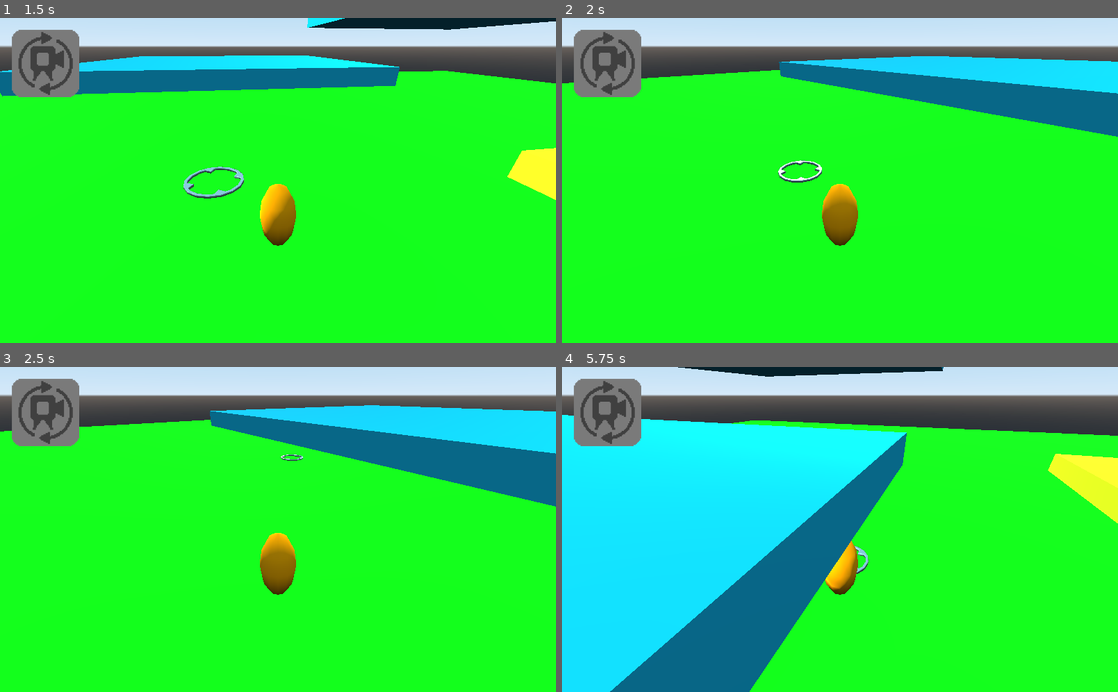
Above: before the commit, frames 1-4 (two rows, left to right).
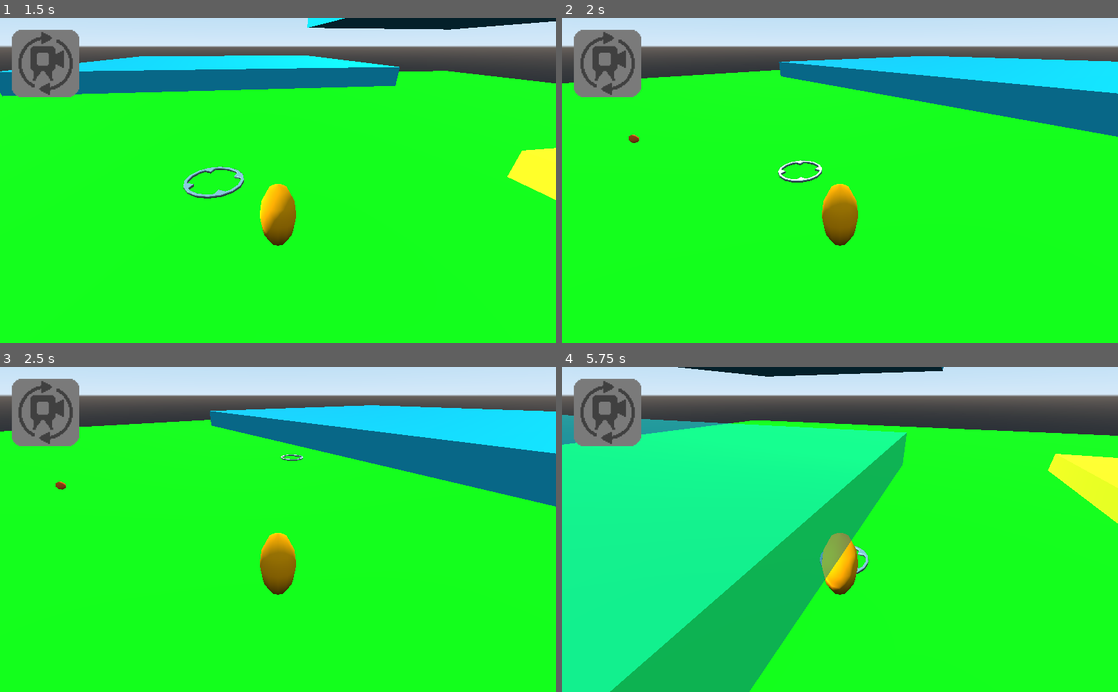
Above: after the commit, the same moments.

Repository: albesca/Test3dPlatformer
Game: Godot game, scene res://Assets/Scenes/Level.tscn
The game is run twice, just before and just after one commit, with the same random seed, the same clock (stepped at 60 frames per second) and the same inputs.
Inputs (mouse positions are in pixels of both pictures, inside the frame that each line leads up to):
- Up to frame 1 (1.5 s): tap Enter at 0.5 s; move the mouse to (400, 164) at 0.52 s; click (400, 164) at 0.67 s; drag from (166, 196) to (250, 245) at 1.27 s
- Up to frame 2 (2 s): no input
- Up to frame 3 (2.5 s): move the mouse to (333, 458) at 2.02 s; click (333, 458) at 2.17 s
- Up to frame 4 (5.75 s): drag from (812, 594) to (673, 480) at 2.77 s; tap Space at 3.5 s; move the mouse to (1006, 578) at 3.52 s; click (1006, 578) at 3.67 s; drag from (673, 480) to (756, 448) at 4.27 s; move the mouse to (867, 529) at 5.02 s; click (867, 529) at 5.17 s

Frame 1 is identical in both runs. In frame 2, less than 0.1% of the frame differs, in the area x 12-14%, y 35-39%; in frame 3, less than 0.1%; in frame 4, 40%, in the area x 0-62%, y 14-100%.
Error before the commit: Attempt to call function 'queue_free' in base 'previously freed instance' on a null instance. (res://Assets/Scripts/Level.gd:69)
Error after the commit: Attempt to call function 'queue_free' in base 'previously freed instance' on a null instance. (res://Assets/Scripts/Level.gd:73)

Commit message:
added basic pickable objects

Diff:
--- a/Assets/Meshes/VictoryParticles.tres
+++ b/Assets/Meshes/VictoryParticles.tres
@@ -1,6 +1,7 @@
 [gd_resource type="CubeMesh" load_steps=2 format=2]
 
 [sub_resource type="SpatialMaterial" id=1]
+vertex_color_use_as_albedo = true
 
 [resource]
 material = SubResource( 1 )
--- a/Assets/Scenes/Level.tscn
+++ b/Assets/Scenes/Level.tscn
@@ -7,6 +7,7 @@
 [ext_resource path="res://Assets/Scenes/Ledge.tscn" type="PackedScene" id=5]
 [ext_resource path="res://Assets/Scenes/Flag.tscn" type="PackedScene" id=6]
 [ext_resource path="res://Assets/Scenes/Gui.tscn" type="PackedScene" id=7]
+[ext_resource path="res://Assets/Scenes/Pickable.tscn" type="PackedScene" id=8]
 
 [node name="Level" type="Spatial"]
 script = ExtResource( 2 )
@@ -20,11 +21,21 @@
 max_angle_to_move = 0.25
 walking_speed = 8.0
 
+[node name="Camera2" type="Camera" parent="Player"]
+transform = Transform( 0.965926, -5.55139e-09, 0.258819, -0.258819, -4.2167e-08, 0.965926, 5.55139e-09, -1, -4.2167e-08, 5, 20, 0 )
+current = true
+
 [node name="DirectionalLight" type="DirectionalLight" parent="."]
 transform = Transform( 0.5, -0.433013, 0.75, 0, 0.866025, 0.5, -0.866025, -0.25, 0.433013, 0, 0, 0 )
 
 [node name="Camera" type="Camera" parent="."]
 transform = Transform( -1.62921e-07, -0.258819, 0.965926, 0, 0.965926, 0.258819, -1, 4.2167e-08, -1.57369e-07, 10, 5, 10 )
+
+[node name="Pickable" parent="." instance=ExtResource( 8 )]
+transform = Transform( 1, 0, 0, 0, 1, 0, 0, 0, 1, -20, 8, 20 )
+
+[node name="Pickable2" parent="." instance=ExtResource( 8 )]
+transform = Transform( 1, 0, 0, 0, 1, 0, 0, 0, 1, 10, 0, 0 )
 
 [node name="Platform" parent="." instance=ExtResource( 4 )]
 transform = Transform( 1, 0, 0, 0, 1, 0, 0, 0, 1, 37.5, 20, 15 )
@@ -73,6 +84,10 @@
 [connection signal="despawn_destination_marker" from="Player" to="." method="despawn_destination_marker"]
 [connection signal="reset_level" from="Player" to="." method="reset_level"]
 [connection signal="spawn_destination_marker" from="Player" to="." method="spawn_destination_marker"]
+[connection signal="pickable" from="Pickable" to="." method="check_pickable"]
+[connection signal="set_destination" from="Pickable" to="." method="set_destination"]
+[connection signal="pickable" from="Pickable2" to="." method="check_pickable"]
+[connection signal="set_destination" from="Pickable2" to="." method="set_destination"]
 [connection signal="set_destination" from="Platform" to="." method="set_destination"]
 [connection signal="set_destination" from="Platform5" to="." method="set_destination"]
 [connection signal="set_destination" from="Platform3" to="." method="set_destination"]
--- /dev/null
+++ b/Assets/Scenes/Pickable.tscn
@@ -0,0 +1,39 @@
+[gd_scene load_steps=5 format=2]
+
+[ext_resource path="res://Assets/Scripts/Pickable.gd" type="Script" id=1]
+
+[sub_resource type="SphereShape" id=1]
+radius = 0.25
+
+[sub_resource type="SpatialMaterial" id=2]
+albedo_color = Color( 0.921569, 0.337255, 0.0823529, 1 )
+
+[sub_resource type="CylinderShape" id=3]
+height = 1.0
+
+[node name="Pickable" type="KinematicBody"]
+collision_layer = 16
+collision_mask = 0
+script = ExtResource( 1 )
+
+[node name="Hitbox" type="CollisionShape" parent="."]
+transform = Transform( 1, 0, 0, 0, 1, 0, 0, 0, 1, 0, 0.25, 0 )
+shape = SubResource( 1 )
+
+[node name="CSGSphere" type="CSGSphere" parent="."]
+transform = Transform( 1, 0, 0, 0, 1, 0, 0, 0, 1, 0, 0.25, 0 )
+radius = 0.25
+radial_segments = 8
+rings = 4
+material = SubResource( 2 )
+
+[node name="PickArea" type="Area" parent="."]
+input_ray_pickable = false
+collision_layer = 0
+
+[node name="CollisionShape" type="CollisionShape" parent="PickArea"]
+transform = Transform( 1, 0, 0, 0, 1, 0, 0, 0, 1, 0, 0.5, 0 )
+shape = SubResource( 3 )
+[connection signal="input_event" from="." to="." method="pick_or_reach"]
+[connection signal="body_entered" from="PickArea" to="." method="body_entered_pick_area"]
+[connection signal="body_exited" from="PickArea" to="." method="body_exited_pick_area"]
--- a/Assets/Scenes/Player.tscn
+++ b/Assets/Scenes/Player.tscn
@@ -17,7 +17,7 @@
 height = 6.0
 
 [node name="Player" type="KinematicBody"]
-collision_mask = 8
+collision_mask = 28
 script = ExtResource( 1 )
 
 [node name="CollisionShape" type="CollisionShape" parent="."]
@@ -44,15 +44,19 @@
 
 [node name="BackCamera" parent="." instance=ExtResource( 2 )]
 transform = Transform( -1, -1.62921e-07, 2.82187e-07, 0, 0.866025, 0.5, -3.25841e-07, 0.5, -0.866025, 0, 5, -5 )
+camera_name = "back"
 
 [node name="FrontCamera" parent="." instance=ExtResource( 2 )]
 transform = Transform( 1, 0, 0, 0, 0.866025, 0.5, 0, -0.5, 0.866025, 0, 5, 7.5 )
+camera_name = "front"
 
 [node name="LeftCamera" parent="." instance=ExtResource( 2 )]
 transform = Transform( -1.62921e-07, -0.5, 0.866025, 0, 0.866025, 0.5, -1, 8.14603e-08, -1.41093e-07, 7.5, 5, 2.5 )
+camera_name = "left"
 
 [node name="RightCamera" parent="." instance=ExtResource( 2 )]
 transform = Transform( -1.62921e-07, 0.5, -0.866025, 0, 0.866025, 0.5, 1, 8.14603e-08, -1.41093e-07, -7.5, 5, 2.5 )
+camera_name = "right"
 
 [node name="ObstructionArea" type="Area" parent="."]
 collision_layer = 0
--- a/Assets/Scenes/PlayerCamera.tscn
+++ b/Assets/Scenes/PlayerCamera.tscn
@@ -1,6 +1,12 @@
-[gd_scene load_steps=2 format=2]
+[gd_scene load_steps=3 format=2]
 
 [ext_resource path="res://Assets/Scripts/PlayerCamera.gd" type="Script" id=1]
+
+[sub_resource type="SphereMesh" id=1]
+radius = 0.2
+height = 0.4
+radial_segments = 8
+rings = 4
 
 [node name="Camera" type="Camera"]
 script = ExtResource( 1 )
@@ -12,3 +18,7 @@
 [node name="RayCastFeet" type="RayCast" parent="."]
 enabled = true
 collision_mask = 8
+
+[node name="CameraPosition" type="CSGMesh" parent="."]
+visible = false
+mesh = SubResource( 1 )
--- a/Assets/Scripts/Level.gd
+++ b/Assets/Scripts/Level.gd
@@ -9,6 +9,7 @@
 func _ready():
 	cameras = [$Player/BackCamera, $Player/LeftCamera, $Player/FrontCamera, \
 			$Player/RightCamera]
+	reset_camera()
 	destination_marker_scene = load("res://Assets/Scenes/DestinationMarker.tscn")
 
 
@@ -32,18 +33,21 @@
 	var next = false
 	for camera in cameras:
 		if next:
-			camera.current = true
+			camera.make_current()
 			next = false
 			break
-		if camera.current:
-			next = true
+		else:
+			if camera.current_camera:
+				next = true
+
+			camera.make_not_current()
 
 	if next:
 		reset_camera()
 
 
 func reset_camera():
-	cameras[0].current = true
+	cameras[0].make_current()
 
 
 func reset_level():
@@ -67,3 +71,9 @@
 func despawn_destination_marker():
 	if destination_marker:
 		destination_marker.queue_free()
+
+
+func check_pickable(object, pickable):
+	if pickable:
+		if $Player.destination == object.transform.origin:
+			object.pick()
--- /dev/null
+++ b/Assets/Scripts/Pickable.gd
@@ -0,0 +1,31 @@
+extends KinematicBody
+
+
+signal pickable(object, pickable)
+signal picked
+signal set_destination(destination_position)
+var pickable
+
+
+func body_entered_pick_area(_body):
+	pickable = true
+	emit_signal("pickable", self, pickable)
+
+
+func body_exited_pick_area(_body):
+	pickable = false
+	emit_signal("pickable", self, pickable)
+
+
+func pick_or_reach(_camera, event, _click_position, _click_normal, _shape_idx):
+	if event is InputEventMouseButton and event.button_index == BUTTON_LEFT \
+			and event.pressed:
+		if pickable:
+			pick()
+		else:
+			emit_signal("set_destination", transform.origin)
+
+
+func pick():
+	emit_signal("picked")
+	queue_free()
--- a/Assets/Scripts/Platform.gd
+++ b/Assets/Scripts/Platform.gd
@@ -8,7 +8,7 @@
 
 
 func _ready():
-	base_albedo = $CSGBox.material.albedo_color.a
+	base_albedo = $CSGBox.material.albedo_color
 
 
 func set_destination(_camera, event, click_position, click_normal, _shape_idx):
@@ -22,12 +22,15 @@
 
 func _physics_process(_delta):
 	if check_obstruction:
+		#$CSGBox.material.albedo_color.b = 1.0
 		if see_through:
 			$CSGBox.material.flags_transparent = true
-			$CSGBox.material.albedo_color.a = base_albedo / 2.0
+			$CSGBox.material.albedo_color.a = base_albedo.a / 2.0
 			input_ray_pickable = false
-			see_through = false
+			#see_through = false
 		else:
 			$CSGBox.material.flags_transparent = false
-			$CSGBox.material.albedo_color.a = base_albedo
+			$CSGBox.material.albedo_color.a = base_albedo.a
 			input_ray_pickable = true
+	#else:
+	#	$CSGBox.material.albedo_color.b = base_albedo.b
--- a/Assets/Scripts/Player.gd
+++ b/Assets/Scripts/Player.gd
@@ -6,6 +6,7 @@
 
 
 var starting_transform
+var obstructing_bodies = []
 
 
 func _init():
@@ -70,12 +71,20 @@
 
 func potential_obstruction_entered(body):
 	body.check_obstruction = true
+	if !body in obstructing_bodies:
+		obstructing_bodies.append(body)
+
 	set_camera_raycasts_active()
 
 
 func potential_obstruction_exited(body):
 	body.check_obstruction = false
-	set_camera_raycasts_inactive()
+	var body_index = obstructing_bodies.find(body)
+	if body_index > -1:
+		obstructing_bodies.remove(body_index)
+
+	if len(obstructing_bodies) == 0:
+		set_camera_raycasts_inactive()
 
 
 func set_camera_raycasts_active():
--- a/Assets/Scripts/PlayerCamera.gd
+++ b/Assets/Scripts/PlayerCamera.gd
@@ -4,6 +4,9 @@
 var feet_obstruction
 var head_obstruction
 var raycast_active = false
+var obstructing_objects = []
+var current_camera
+export var camera_name = "default"
 
 
 func set_raycasts(player_head_position, player_feet_position):
@@ -23,19 +26,49 @@
 
 
 func _physics_process(_delta):
-	if current and raycast_active:
+	var new_obstructing_objects = []
+	if current_camera and raycast_active:
 		if !$RayCastFeet.enabled:
 			$RayCastFeet.set_deferred("enabled", true)
 		if !$RayCastHead.enabled:
 			$RayCastHead.set_deferred("enabled", true)
 
 		if $RayCastFeet.is_colliding():
-			$RayCastFeet.get_collider().see_through = true
+			new_obstructing_objects.append($RayCastFeet.get_collider())
+			#$RayCastFeet.get_collider().see_through = true
 
 		if $RayCastHead.is_colliding():
-			$RayCastHead.get_collider().see_through = true
+			if !$RayCastHead.get_collider() in new_obstructing_objects:
+				new_obstructing_objects.append($RayCastHead.get_collider())
+				#print("object intersects only head ray")
+			#else:
+			#	print("object also intersects feet ray")
+			#$RayCastHead.get_collider().see_through = true
+
+		for new_obstruction in new_obstructing_objects:
+			new_obstruction.see_through = true
+			var obs_index = obstructing_objects.find(new_obstruction)
+			if obs_index > -1:
+				obstructing_objects.remove(obs_index)
+
 	else:
 		if $RayCastFeet.enabled:
 			$RayCastFeet.set_deferred("enabled", false)
 		if $RayCastHead.enabled:
 			$RayCastHead.set_deferred("enabled", false)
+
+	for old_obstruction in obstructing_objects:
+		old_obstruction.see_through = false
+
+	obstructing_objects = new_obstructing_objects
+
+
+func make_current():
+	print(camera_name + " turning on")
+	current_camera = true
+	current = true
+
+
+func make_not_current():
+	print(camera_name + " turning off")
+	current_camera = false
--- a/project.godot
+++ b/project.godot
@@ -29,6 +29,7 @@
 3d_physics/layer_2="Enemies"
 3d_physics/layer_3="Objectives"
 3d_physics/layer_4="World"
+3d_physics/layer_5="Interactables"
 
 [rendering]
 
Not shown: 1 places in Assets/Scenes/Level.tscn that only renumber resources
